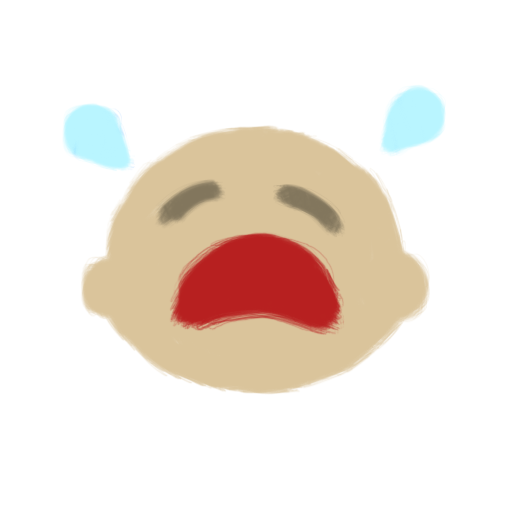
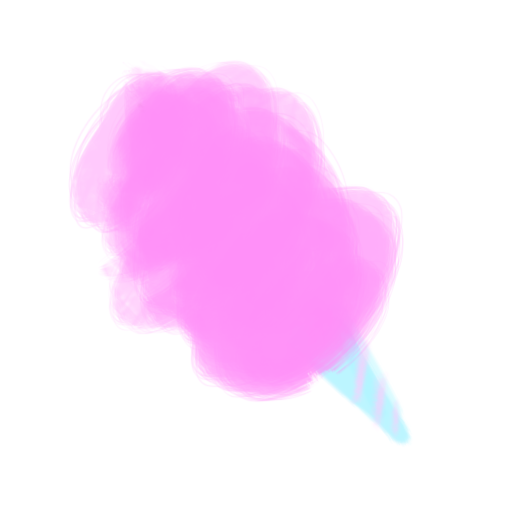
Layer changes from the first 512 x 512 image to the second:
hid group "CryingBoy" (3 layers) over [62, 60, 446, 447]
hid "Capa 15" over [62, 84, 446, 336]
hid "Capa 14" over [80, 124, 430, 395]
showed group "CottonCandy" (2 layers) over [68, 60, 414, 447]
